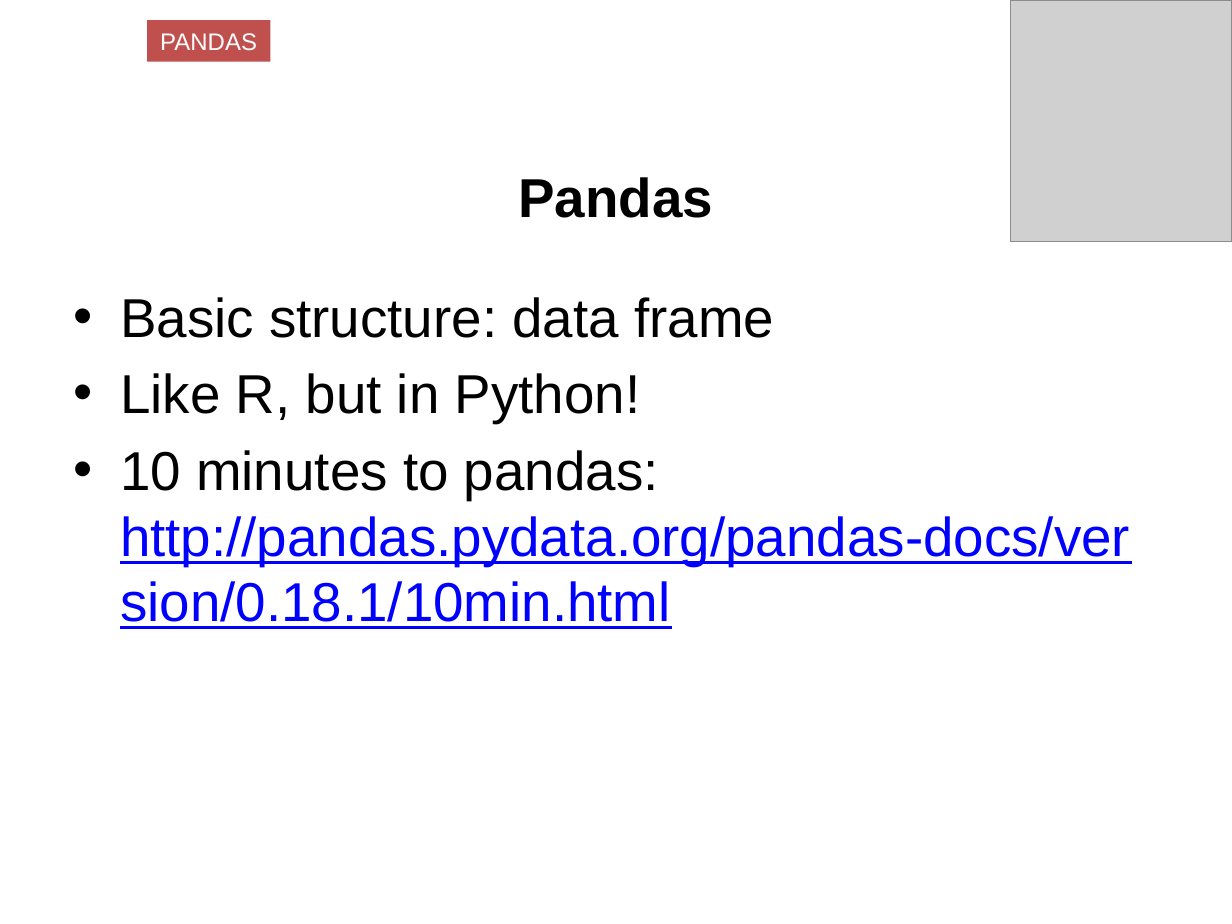
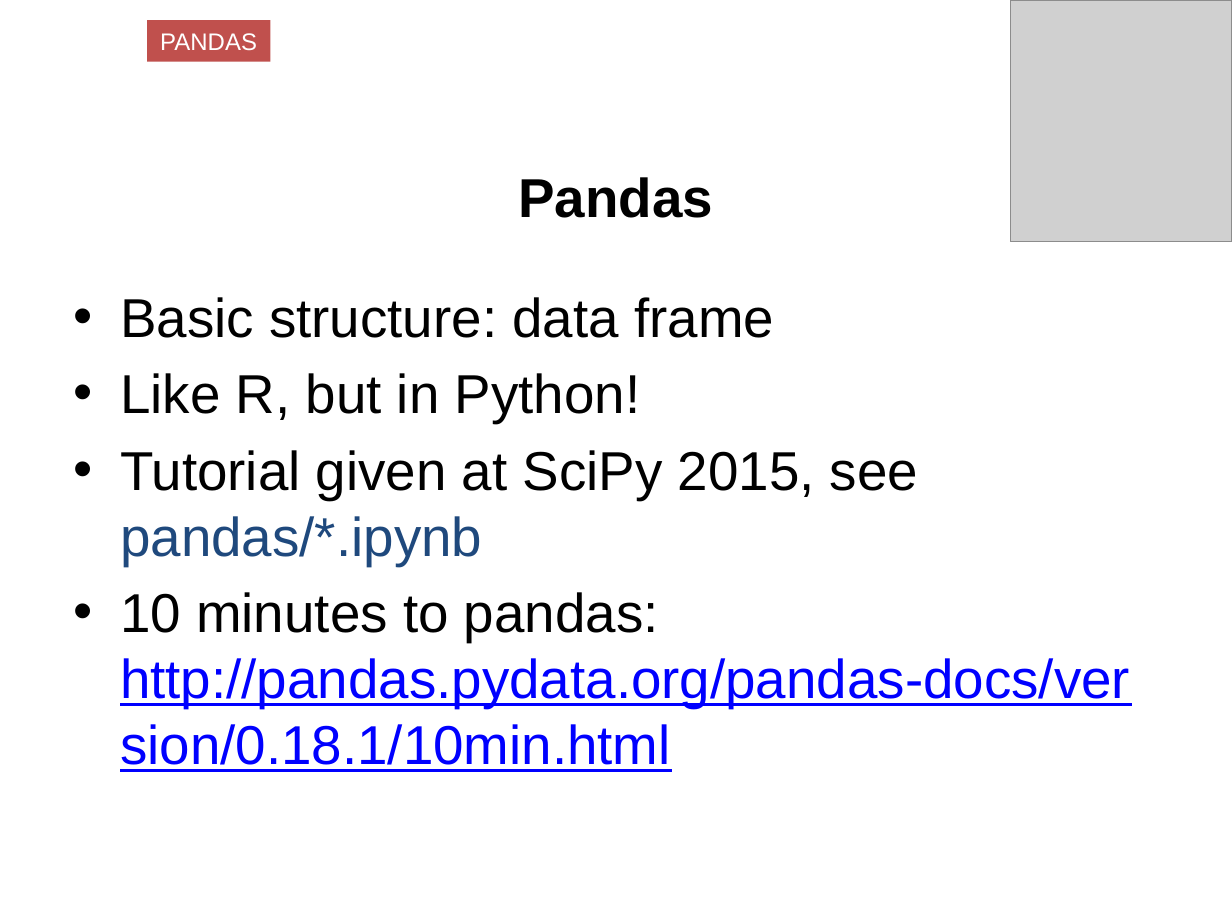
Before and after one commit to jgerity/talks, a slide deck: slide 20 of 2016/computing_workgroup/python_modules/python_scientific_modules.pptx. Drawn at 1232x924 pixels with LibreOffice and Linux fonts; fonts in the diff are those of the drawing; grey boxes stand for pictures; background and template pictures are left out. Boxes give left, top, right and bottom in pixels: in the first picture for what was removed or moved away, otherwise in the second. Text is boxed around its words. In the diff, an @@ line names an element or a change of style, - is before the commit and + after.

```diff
--- a/2016/computing_workgroup/python_modules/python_scientific_modules.pptx
+++ b/2016/computing_workgroup/python_modules/python_scientific_modules.pptx
@@ text at bbox=[120, 450, 918, 566]: paragraph added @@
+• Tutorial given at SciPy 2015, see pandas/*.ipynb
```
Also in this commit, not shown: 6 other slides changed, 1 slide added, 5 slides removed.
